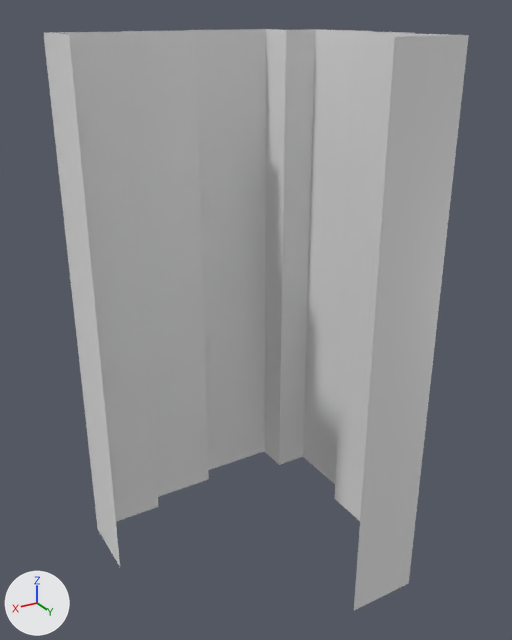
An edit to the FBX model Assets/Art/Enviro/M_atrapy/Mesh/M_A_corner_02.fbx, drawn before and after from the same camera.
Rendered twice from a camera (50 mm lens) standing at (1.03, 3.32, 3.08) and looking at (-0.84, 0.2, 1.52). Lighting does not change. The marker at lower left points along +X, +Y and +Z. The first picture is the older version. Where no turn or scale is listed for an object, it has been applied to the vertices.

The first picture shows 'M_A_corner_02'.
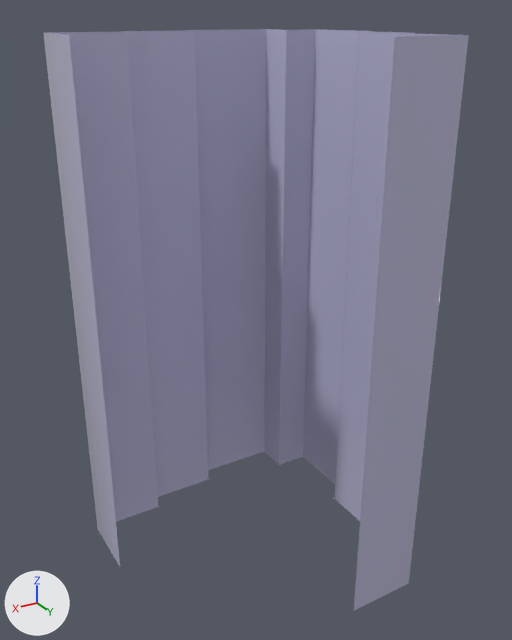
Patch to the scene script:
```diff
--- a/Assets/Art/Enviro/M_atrapy/Mesh/M_A_corner_02.fbx.py
+++ b/Assets/Art/Enviro/M_atrapy/Mesh/M_A_corner_02.fbx.py
@@ mat_t_m_a @@
+mat_t_m_a = principled_material('T_M_A')
+mat_t_m_a.base_color = (0.514, 0.506, 0.707)  # pale blue #bebddb
+mat_t_m_a.roughness = 0.0
@@ me_mesh @@
 # used by ob_m_a_corner_02; location = (0.0, 0.0, 0.0)
-me_mesh.from_pydata(...)  # 84 vertices, 40 faces; spans x -1.61..0.0, y -0.61..1.0, z 0.0..3.0
+me_mesh.from_pydata(...)  # 88 vertices, 50 faces; spans x -1.61..0.0, y -0.61..1.0, z 0.0..3.0
+# me_mesh part 1
+# 1 vertex is removed from x -1.4, y -0.4, z 3.0
+# 6 faces are deleted
+# 9 vertices move within x -1.61..-1.4, y -0.4..0.13, z 0.0..3.0
+# 5 vertices are added at (-0.45, -0.41, 0.0), (-0.87, -0.5, 0.0), (-0.88, -0.51, 0.0), (-1.51, 0.12, 0.0), (-1.5, 0.13, 0.0)
+# 16 new faces join them
+# me_mesh part 2: 36 faces spanning x -1.61..0.0, y -0.61..1.0, z 0.0..3.0 switch from no material to mat_t_m_a (pale blue #bebddb)
```

Where the change shows, as pixel boxes [x1, y1, x2, y2] in the pictures (512 x 640 px; the box of a moved part takes in the faces that stretch with it):
part 1 of me_mesh, moved or reshaped: before [303, 29, 373, 487]; after [158, 29, 373, 507]
part 2 of me_mesh, recoloured: [44, 29, 469, 610] in both
